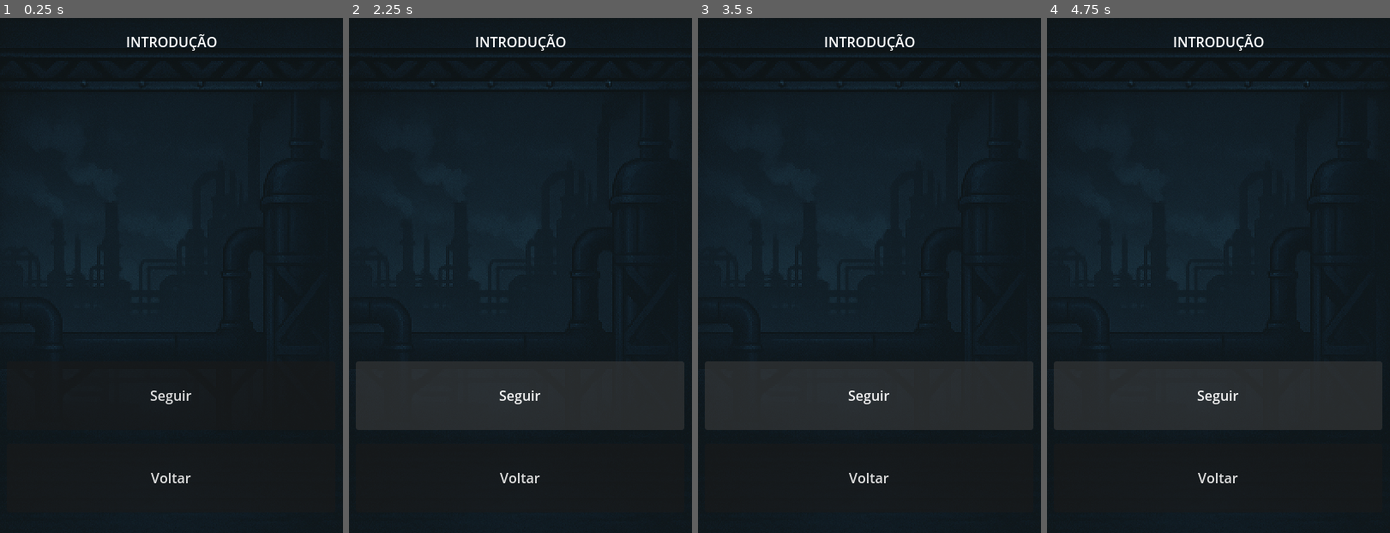
Above: before the commit, frames 1-4 (left to right).
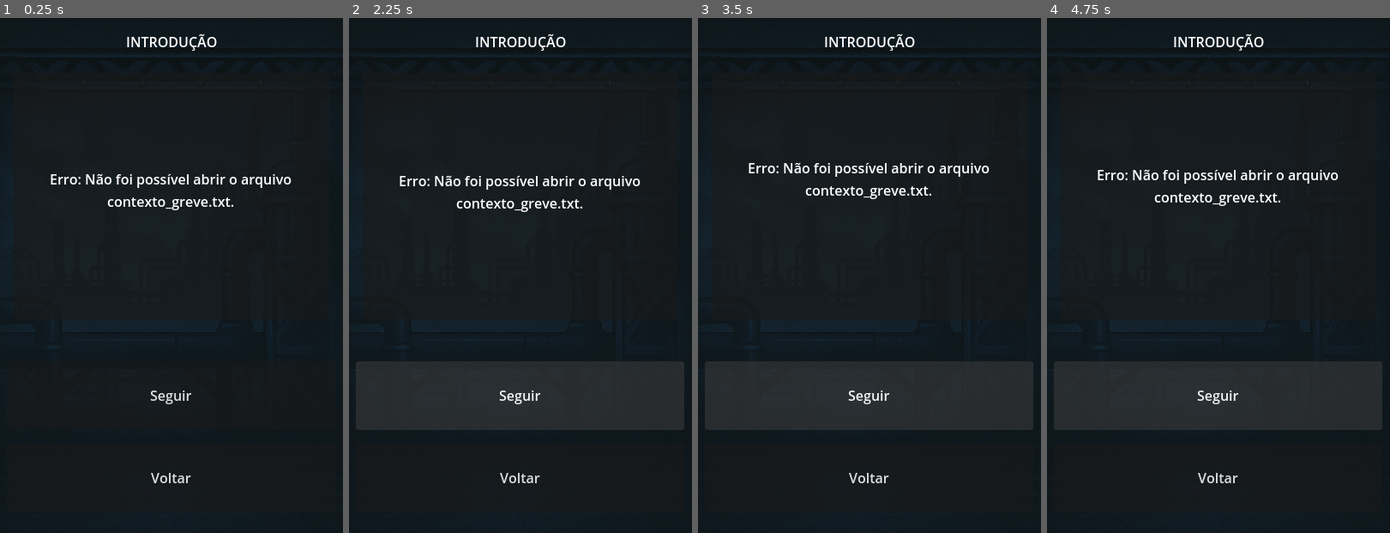
Above: after the commit, the same moments.

Repository: HugoViniciusSF/Scab
Game: Godot game, scene res://scenes/Introducao.tscn
Same seed, same stepped clock (60 frames per second), same inputs: the game is played once before the commit and once after it. This scene is started directly instead of the project's main scene.
Inputs:
- Up to frame 1 (0.25 s): no input
- Up to frame 2 (2.25 s): click "Seguir" at 0.5 s; click "Voltar" at 1.25 s; click "Seguir" at 2 s
- Up to frame 3 (3.5 s): click "Seguir" at 2.75 s
- Up to frame 4 (4.75 s): click "Voltar" at 3.5 s; click "Seguir" at 4.25 s

The runs differ from the first frame. In frame 1, 1.0% of the frame differs, in the area x 14-85%, y 12-53%; in frame 2, 1.0%; in frame 3, 1.0%; in frame 4, 1.0%.

Commit message:
FEAT: adicionando contexto da greve

Diff:
--- a/scenes/Game.tscn
+++ b/scenes/Game.tscn
@@ -49,9 +49,9 @@
 
 [node name="InputNome" type="LineEdit" parent="."]
 offset_left = 16.0
-offset_top = 160.0
+offset_top = 168.0
 offset_right = 384.0
-offset_bottom = 208.0
+offset_bottom = 216.0
 placeholder_text = "Escreva aqui o nome do jogador"
 alignment = 1
 
@@ -59,7 +59,7 @@
 offset_left = 24.0
 offset_top = 40.0
 offset_right = 378.0
-offset_bottom = 146.0
+offset_bottom = 154.0
 scale = Vector2(0.994925, 0.979277)
 pivot_offset = Vector2(-0.246068, 0)
 metadata/_edit_group_ = true
@@ -76,8 +76,8 @@
 
 [node name="InputSenha" type="LineEdit" parent="."]
 offset_left = 16.0
-offset_top = 216.0
+offset_top = 224.0
 offset_right = 384.0
-offset_bottom = 264.0
+offset_bottom = 272.0
 placeholder_text = "Escreva aqui uma senha"
 alignment = 1
--- a/scenes/Introducao.tscn
+++ b/scenes/Introducao.tscn
@@ -44,3 +44,17 @@
 pivot_offset = Vector2(2, -2)
 text = "Voltar"
 icon_alignment = 1
+
+[node name="ContextoContainer" type="PanelContainer" parent="."]
+clip_contents = true
+offset_left = 16.0
+offset_top = 64.0
+offset_right = 384.0
+offset_bottom = 352.0
+
+[node name="ContextoLabel" type="Label" parent="ContextoContainer"]
+clip_contents = true
+layout_mode = 2
+horizontal_alignment = 1
+vertical_alignment = 1
+autowrap_mode = 3
--- a/scripts/Introducao.gd
+++ b/scripts/Introducao.gd
@@ -1,12 +1,51 @@
 extends Node
-
 
 @onready var seguir_botao = $SeguirBotao
 @onready var voltar_botao = $VoltarBotao
+@onready var contexto_label = $ContextoContainer/ContextoLabel
+
+
+var velocidade_rolagem = 30.0
 
 func _ready():
 	seguir_botao.pressed.connect(_on_botao_seguir_pressed)
 	voltar_botao.pressed.connect(_on_botao_voltar_pressed)
+
+	exibir_contexto_aleatorio()
+
+func exibir_contexto_aleatorio():
+	var file = FileAccess.open("user://contexto_greve.txt", FileAccess.READ)
+	if file:
+		var contextos = []
+		while not file.eof_reached():
+			var linha = file.get_line()
+			if not linha.is_empty():
+				contextos.append(linha)
+
+		file.close()
+
+		if not contextos.is_empty():
+			var linha_aleatoria = contextos.pick_random()
+			var partes = linha_aleatoria.split(";", false, 1)
+			if partes.size() == 2:
+				contexto_label.text = partes[1].strip_edges()
+
+				await get_tree().process_frame
+
+				contexto_label.position.y = $ContextoContainer.size.y
+
+		else:
+			contexto_label.text = "Nenhum contexto de greve encontrado no arquivo."
+	else:
+		contexto_label.text = "Erro: Não foi possível abrir o arquivo contexto_greve.txt."
+
+func _process(delta):
+	contexto_label.position.y -= velocidade_rolagem * delta
+
+	var altura_total_rolagem = contexto_label.size.y + $ContextoContainer.size.y
+	if contexto_label.position.y < -altura_total_rolagem:
+		contexto_label.position.y = $ContextoContainer.size.y
+
 
 func _on_botao_voltar_pressed():
 	get_tree().change_scene_to_file("res://scenes/RevelarFuncoes.tscn")
--- a/scripts/RevelarVotacao.gd
+++ b/scripts/RevelarVotacao.gd
@@ -28,7 +28,7 @@
 		_update_jogadores_txt(players_to_mark_as_killed)
 
 func _on_botao_seguir_pressed():
-	get_tree().change_scene_to_file("res://scenes/Temporizador.tscn")
+	get_tree().change_scene_to_file("res://scenes/COLOCARCENADODIA.tscn") ///DIA
 
 func _get_players_to_kill(revelar_votacao_content: String) -> Array[String]:
 	var lines = revelar_votacao_content.split("\n")
--- a/scripts/Temporizador.gd
+++ b/scripts/Temporizador.gd
@@ -46,7 +46,7 @@
 
 func _on_botao_finalizar_pressed():
 	parar_temporizador()
-	get_tree().change_scene_to_file("res://proxima_pagina.tscn")  # <- alterar esse caminho!
+	get_tree().change_scene_to_file("res://scenes/Votacao.tscn")
 
 func _on_timer_timeout():
 	if tempo_restante > 0:
